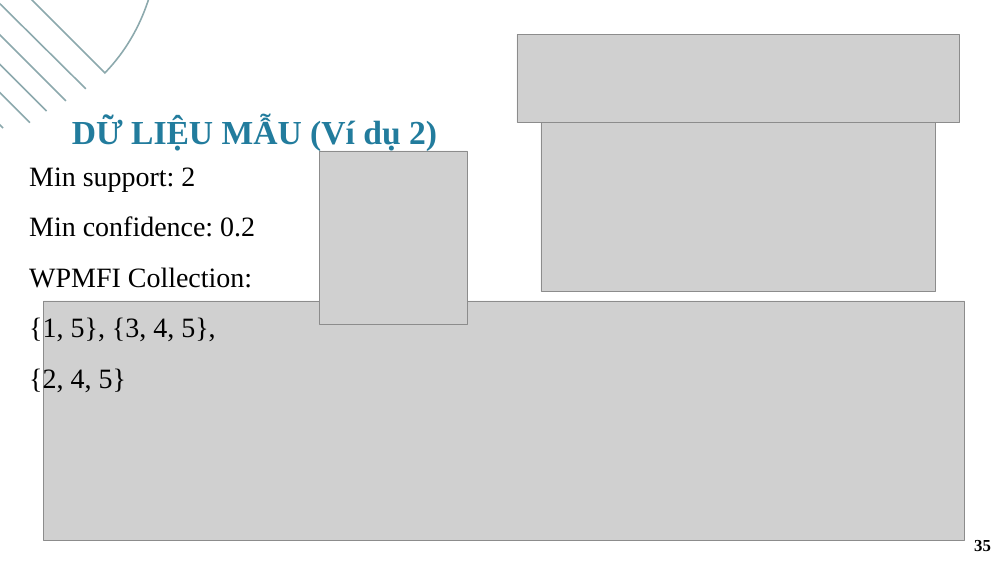
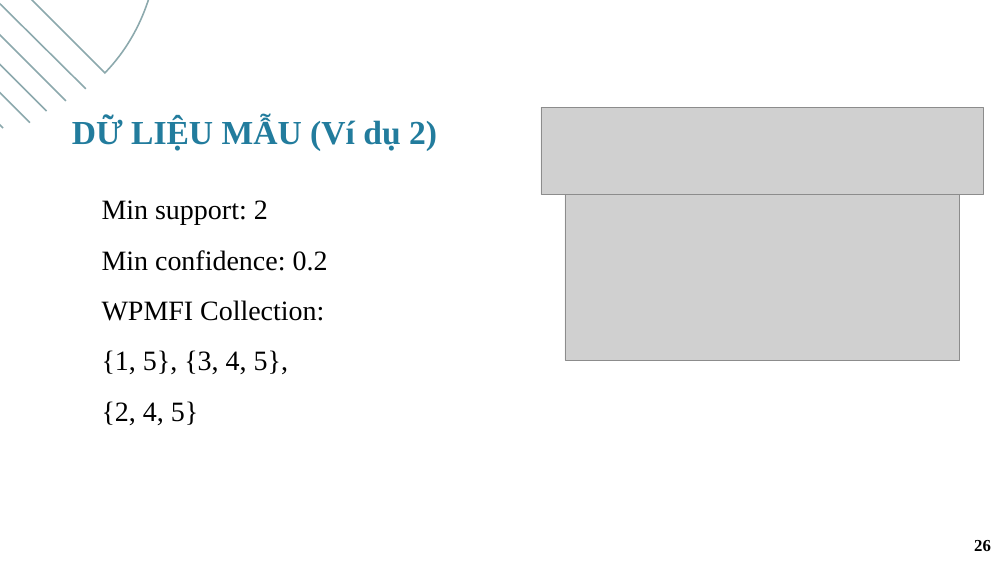
Before and after one commit to AceGnuh/khoa-luan, a slide deck: slide 26 of report/CD.8_NguyenChiThien_52000052.pptx (slide 35 before the commit). Drawn at 1008x567 pixels with LibreOffice and Linux fonts; fonts in the diff are those of the drawing; grey boxes stand for pictures. Boxes give left, top, right and bottom in pixels: in the first picture for what was removed or moved away, otherwise in the second. Text is boxed around its words. In the diff, an @@ line names an element or a change of style, - is before the commit and + after.

```diff
--- a/report/CD.8_NguyenChiThien_52000052.pptx
+++ b/report/CD.8_NguyenChiThien_52000052.pptx
@@ picture: place and size @@
-picture at (517,35,960,122)
+picture at (541,107,983,195)
@@ text "Min support: 2": place and size @@
-text "Min support: 2" at (29,167,255,393)
+text "Min support: 2" at (102,200,328,425)
@@ picture removed at (319,151,467,324) @@
@@ picture: place and size @@
-picture at (541,122,935,291)
+picture at (565,191,960,360)
@@ picture removed at (43,301,965,540) @@
@@ page number at (974,540,991,551): text changed @@
-35
+26
```
Also in this commit, not shown: 6 other slides changed, 4 slides added, 15 slides removed.
